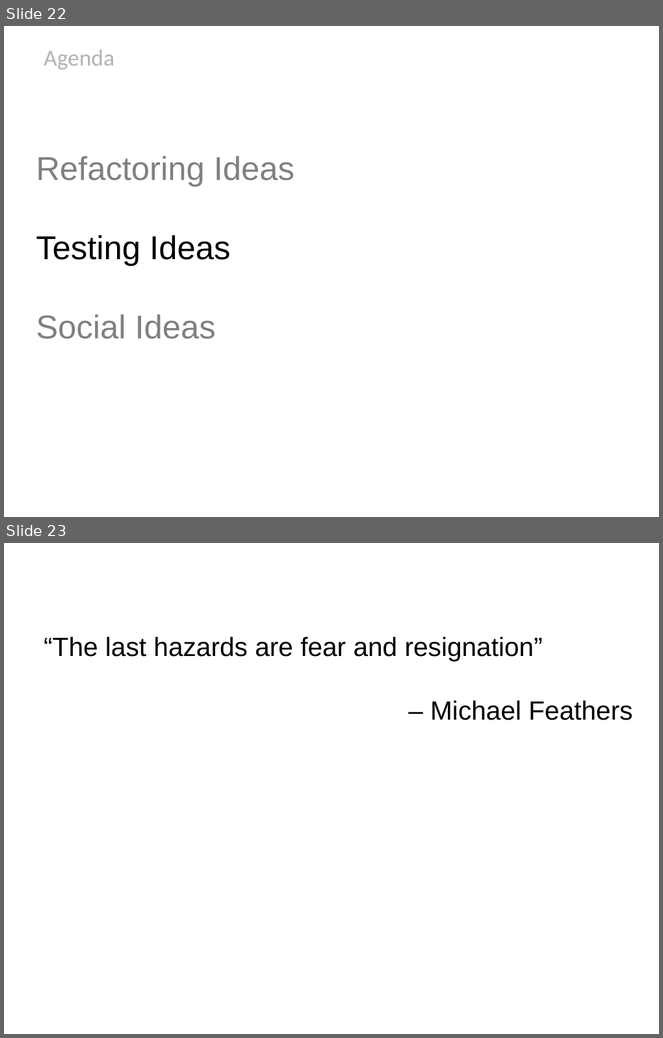
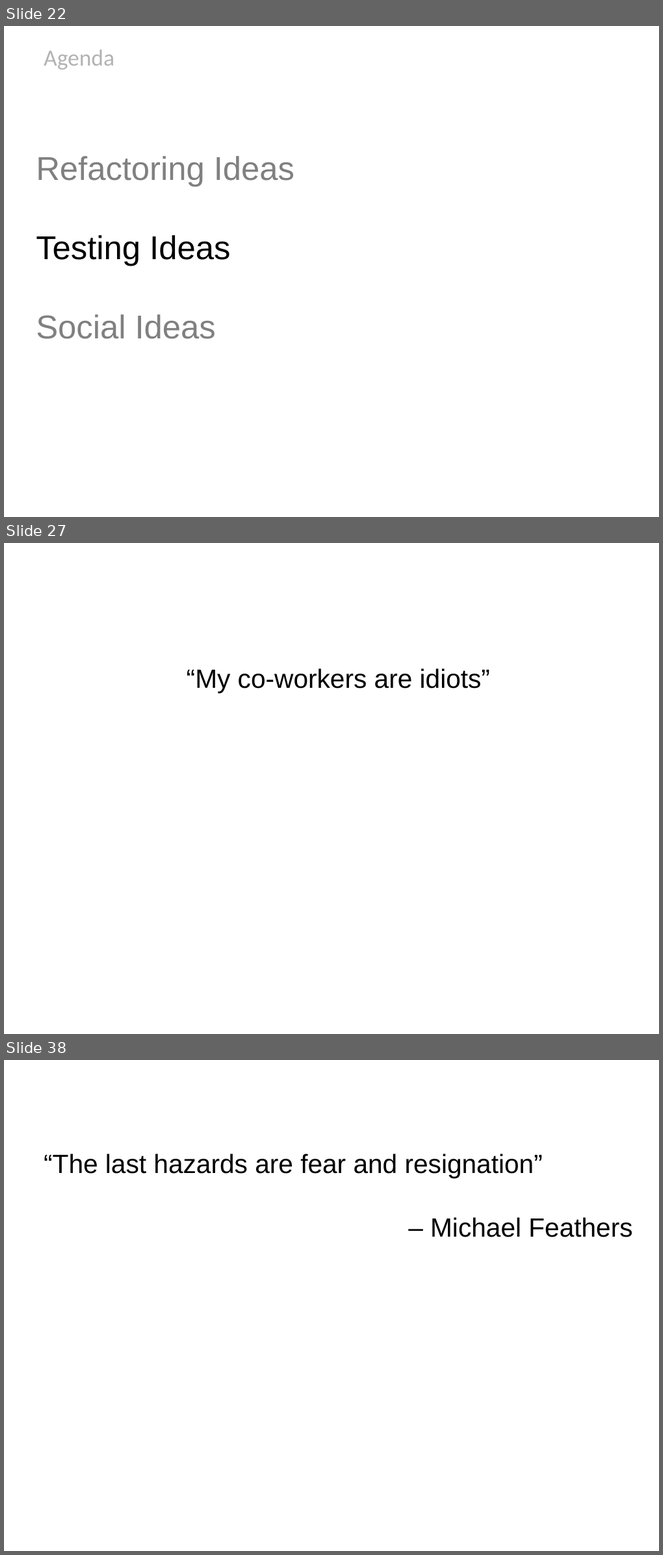
Before and after one commit to HamletDRC/presentations, a slide deck: newideasforoldcode/NewIdeasForOldCode_Confess2011.odp. Shown one above the other, each under a label of ours: slides 22 and 23 before the commit, slides 22, 27 and 38 after it; the slides between them are not shown. The pictures are 663x1038 and 663x1555 pixels, drawn with LibreOffice and Linux fonts; fonts in the diff are those of the drawing; background and template pictures are left out. Boxes give left, top, right and bottom in pixels: in the first picture for what was removed or moved away, otherwise in the second. Text is boxed around its words. In the diff, an @@ line names an element or a change of style, - is before the commit and + after.

```diff
--- a/newideasforoldcode/NewIdeasForOldCode_Confess2011.odp
+++ b/newideasforoldcode/NewIdeasForOldCode_Confess2011.odp
@@ slide 27 added at (4,543,659,1034), background picture (left out) @@
@@ subtitle added at (187,668,490,693), 32 pt, text #000000 @@
+“My co-workers are idiots”
@@ what was slide 23 is now slide 38 @@
```
Also in this commit, not shown: 14 other slides added, 1 other file.
